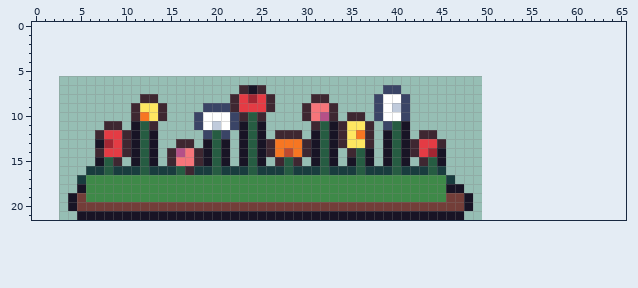
File history of a pixel-art file, art/roadside/roadside-flowers@62.aseprite. The picture above was drawn from the file before the commit.
47x16 pixels, 1 frame. The old version is drawn lined up with the new one, on the new canvas.
New version:
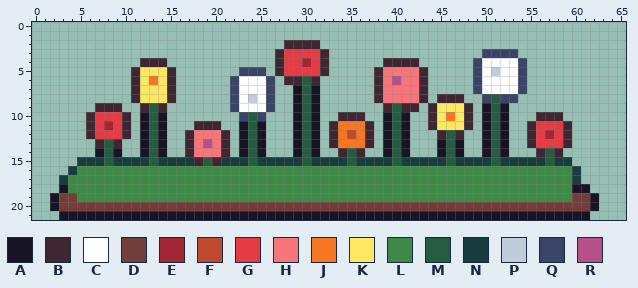
Palette (. is transparent): A #181425  B #3e2731  C #ffffff  D #733e39  E #a22633  F #be4a2f  G #e43b44  H #f6757a  J #f77622  K #fee761  L #3e8948  M #265c42  N #193c3e  P #c0cbdc  Q #3a4466  R #b55088
The exact change:
canvas 47x16 -> 66x22, the old top-left corner now at 3,6
@@ x 0..65 @@
  1 ..................................................................
- 2 ..................................................................
- 3 ..................................................................
- 4 ..................................................................
- 5 ..................................................................
- 6 ..................................................................
- 7 .......................BAB.............QQ.........................
- 8 ............BB........BGEGB....BB.....QCCQ........................
- 9 ...........BKKB....QQQBGGGB...BHHB....QCPQ........................
-10 ...........BJKB...QCCCQBMB....BHRB.BB.QCCQ........................
-11 ........BB.AMB....QCPCQAMA.....BMABKKB.QMA........................
-12 .......BGGBAMA.....QMQ.AMA.BBB.AMABKJB.AMA.BB.....................
-13 .......AEGBAMA..BB.AMA.AMABJJJBAMABKKB.AMABGGB....................
-14 .......BGGBAMA.BRHBAMA.AMABJFJBAMA.BMA.AMABGEA....................
-15 .......AMB.AMA.BHHBAMA.AMA.BMB.AMA.AMA.AMA.BMA....................
-16 ......NNMNNNMNNNMBNNMNNNMNNNMNNNMNNNMNNNMNNNMN....................
-17 .....NLLLLLLLLLLLLLLLLLLLLLLLLLLLLLLLLLLLLLLLLN...................
-18 .....ALLLLLLLLLLLLLLLLLLLLLLLLLLLLLLLLLLLLLLLLAA..................
-19 ....ADLLLLLLLLLLLLLLLLLLLLLLLLLLLLLLLLLLLLLLLLDDA.................
-20 ....ADDDDDDDDDDDDDDDDDDDDDDDDDDDDDDDDDDDDDDDDDDDA.................
-21 .....AAAAAAAAAAAAAAAAAAAAAAAAAAAAAAAAAAAAAAAAAAA..................
+ 2 ............................BBBB..................................
+ 3 ...........................BGGGGB.................QQQQ............
+ 4 ............BBB............BGGEGB......BBBB......QCCCCQ...........
+ 5 ...........BKKKB.......QQQ.BGGGGB.....BHHHHB.....QCPCCQ...........
+ 6 ...........BKJKB......QCCCQ.BBMB......BHRHHB.....QCCCCQ...........
+ 7 ...........BKKKB......QCCCQ..AMA......BHHHHB.....QCCCCQ...........
+ 8 ...........BKKKB......QCPCQ..AMA......BHHHHB.BBB..QMQQ............
+ 9 .......BBB..BMB.......QCCCQ..AMA.......BMBB.BKKKB.AMA.............
+10 ......BGGGB.AMA........QMQ...AMA..BBB..AMA..BKJKB.AMA...BBB.......
+11 ......BGEGB.AMA...BBB..AMA...AMA.BJJJB.AMA..BKKKB.AMA..BGGGB......
+12 ......BGGGB.AMA..BHHHB.AMA...AMA.BJFJB.AMA...BMB..AMA..BGEGB......
+13 .......BMB..AMA..BHRHB.AMA...AMA.BJJJB.AMA...AMA..AMA..BGGGB......
+14 .......AMA..AMA..BHHHB.AMA...AMA..BMB..AMA...AMA..AMA...BMB.......
+15 .....NNNMNNNNMNNNNBMBNNNMNNNNNMNNNNMNNNNMNNNNNMNNNNMNNNNNMNN......
+16 ....NLLLLLLLLLLLLLLLLLLLLLLLLLLLLLLLLLLLLLLLLLLLLLLLLLLLLLLLN.....
+17 ...NLLLLLLLLLLLLLLLLLLLLLLLLLLLLLLLLLLLLLLLLLLLLLLLLLLLLLLLLN.....
+18 ...ALLLLLLLLLLLLLLLLLLLLLLLLLLLLLLLLLLLLLLLLLLLLLLLLLLLLLLLLAA....
+19 ..ADDLLLLLLLLLLLLLLLLLLLLLLLLLLLLLLLLLLLLLLLLLLLLLLLLLLLLLLLDDA...
+20 ..ADDDDDDDDDDDDDDDDDDDDDDDDDDDDDDDDDDDDDDDDDDDDDDDDDDDDDDDDDDDA...
+21 ...AAAAAAAAAAAAAAAAAAAAAAAAAAAAAAAAAAAAAAAAAAAAAAAAAAAAAAAAAAA....
